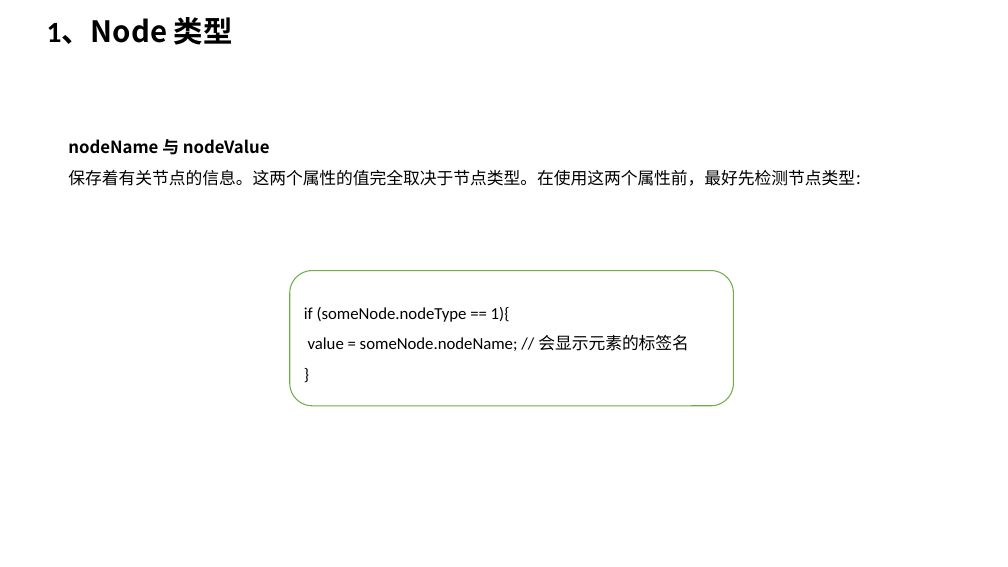
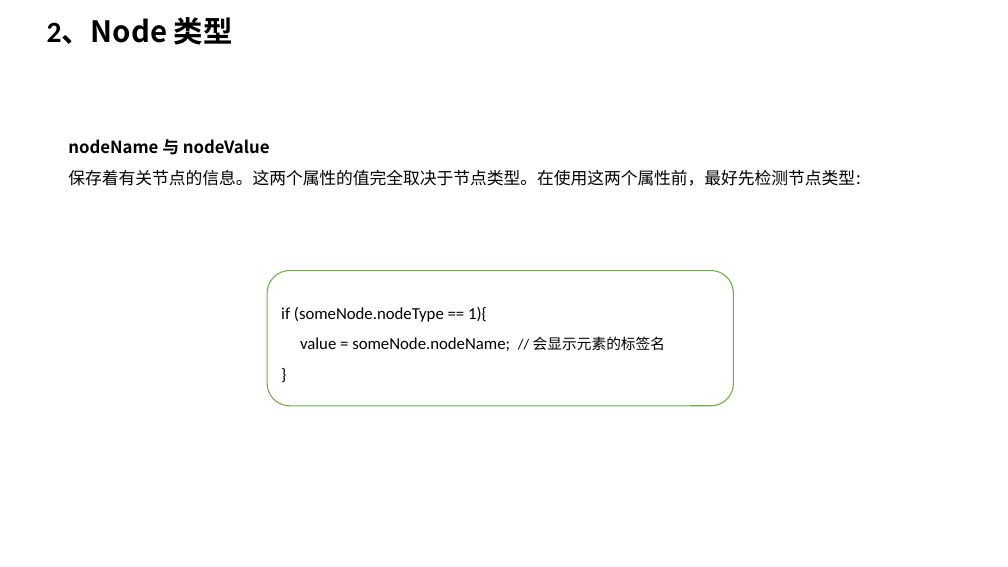
Before and after one commit to TshSophie/OnlineNotes, a slide deck: slide 6 of 读书笔记/JavaScript高级程序设计第四版 ppt版本/第十四章 DOM.pptx. Drawn at 1008x567 pixels with LibreOffice and Linux fonts; fonts in the diff are those of the drawing. Boxes give left, top, right and bottom in pixels: in the first picture for what was removed or moved away, otherwise in the second. Text is boxed around its words. In the diff, an @@ line names an element or a change of style, - is before the commit and + after.

```diff
--- a/读书笔记/JavaScript高级程序设计第四版 ppt版本/第十四章 DOM.pptx
+++ b/读书笔记/JavaScript高级程序设计第四版 ppt版本/第十四章 DOM.pptx
@@ text at [47, 17, 233, 45]: text changed @@
-1、Node 类型
+2、Node 类型
@@ rounded rectangle "if (someNode.nodeType == 1){": place and size @@
-rounded rectangle "if (someNode.nodeType == 1){" at [290, 271, 734, 406]
+rounded rectangle "if (someNode.nodeType == 1){" at [267, 271, 734, 406]
@@ text in rounded rectangle at [300, 336, 666, 351]: size 16 to 14 pt in "// 会显示元素的标签名" @@
```
Also in this commit, not shown: 5 other slides changed, 8 slides added, 4 other files.
